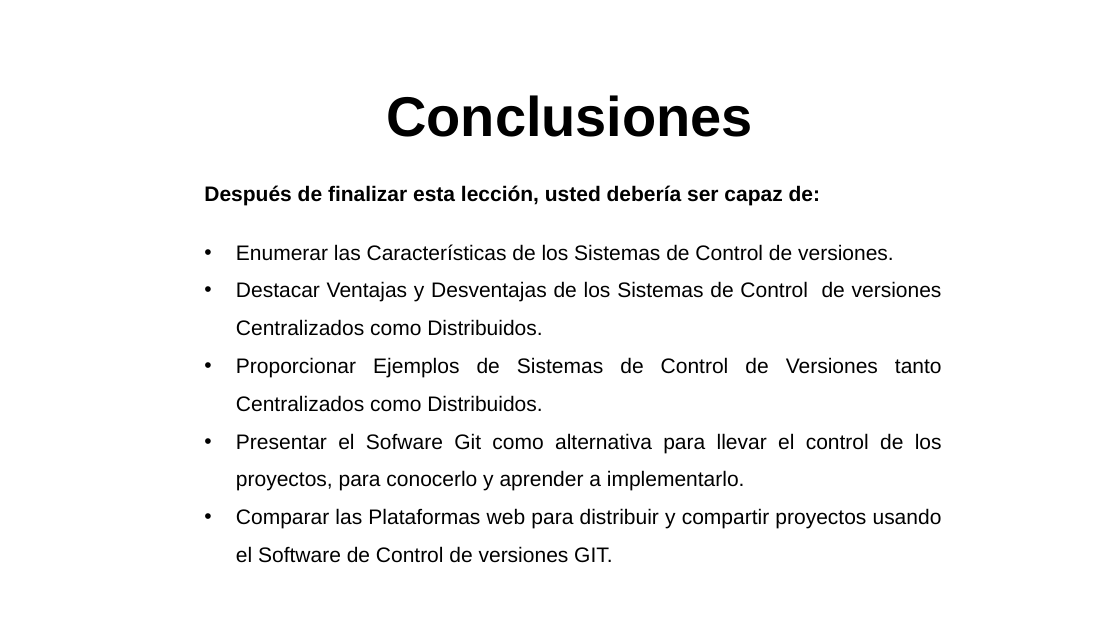
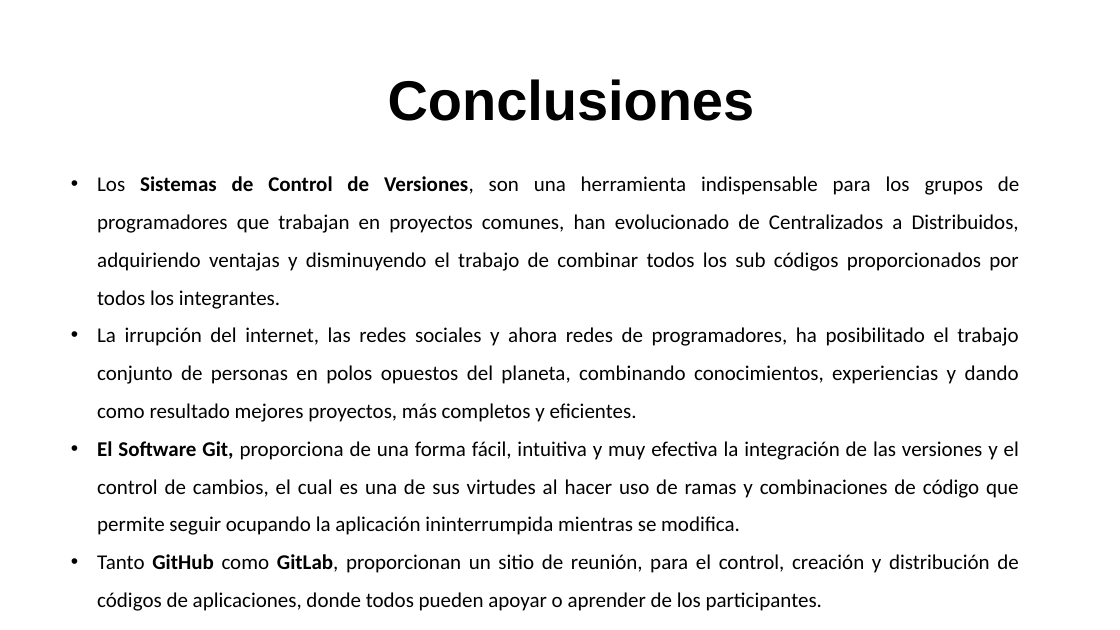
Before and after one commit to gs02009/TOO115, a slide deck: slide 23 of PRESENTACIÓN SISTEMAS DE CONTROL DE VERSIONES.pptx. Drawn at 1120x630 pixels with LibreOffice and Linux fonts; fonts in the diff are those of the drawing; background and template pictures are left out. Boxes give left, top, right and bottom in pixels: in the first picture for what was removed or moved away, otherwise in the second. Text is boxed around its words. In the diff, an @@ line names an element or a change of style, - is before the commit and + after.

Commit message:
Update PRESENTACIÓN SISTEMAS DE CONTROL DE VERSIONES.pptx
Agregó Conclusiones.

```diff
--- a/PRESENTACIÓN SISTEMAS DE CONTROL DE VERSIONES.pptx
+++ b/PRESENTACIÓN SISTEMAS DE CONTROL DE VERSIONES.pptx
@@ text "Conclusiones": place and size @@
-text "Conclusiones" at [386, 95, 753, 137]
+text "Conclusiones" at [388, 79, 755, 121]
@@ text at [97, 176, 1019, 611]: text changed; font Arial to Calibri @@
-• Enumerar las Características de los Sistemas de Control de versiones.
-• Destacar Ventajas y Desventajas de los Sistemas de Control de versiones Centralizados como Distribuidos.
-• Proporcionar Ejemplos de Sistemas de Control de Versiones tanto Centralizados como Distribuidos.
-• Presentar el Sofware Git como alternativa para llevar el control de los proyectos, para conocerlo y aprender a implementarlo.
-• Comparar las Plataformas web para distribuir y compartir proyectos usando el Software de Control de versiones GIT.
+• Los Sistemas de Control de Versiones, son una herramienta indispensable para los grupos de programadores que trabajan en proyectos comunes, han evolucionado de Centralizados a Distribuidos, adquiriendo ventajas y disminuyendo el trabajo de combinar todos los sub códigos proporcionados por todos los integrantes.
+• La irrupción del internet, las redes sociales y ahora redes de programadores, ha posibilitado el trabajo conjunto de personas en polos opuestos del planeta, combinando conocimientos, experiencias y dando como resultado mejores proyectos, más completos y eficientes.
+• El Software Git, proporciona de una forma fácil, intuitiva y muy efectiva la integración de las versiones y el control de cambios, el cual es una de sus virtudes al hacer uso de ramas y combinaciones de código que permite seguir ocupando la aplicación ininterrumpida mientras se modifica.
+• Tanto GitHub como GitLab, proporcionan un sitio de reunión, para el control, creación y distribución de códigos de aplicaciones, donde todos pueden apoyar o aprender de los participantes.
@@ text removed at [204, 185, 820, 205] @@
-Después de finalizar esta lección, usted debería ser capaz de:
```
